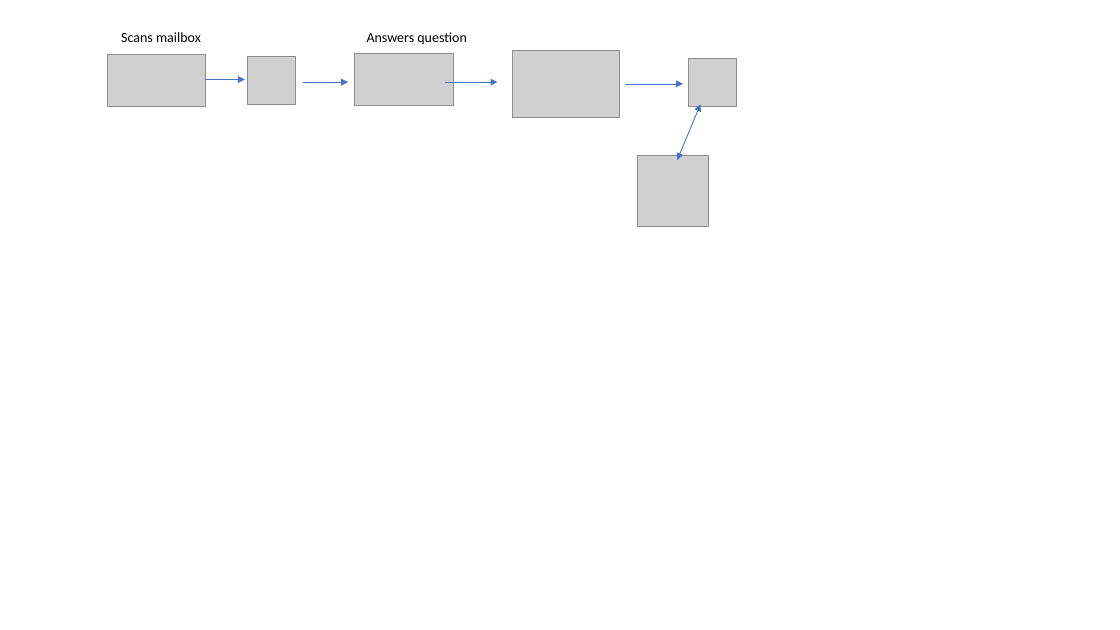
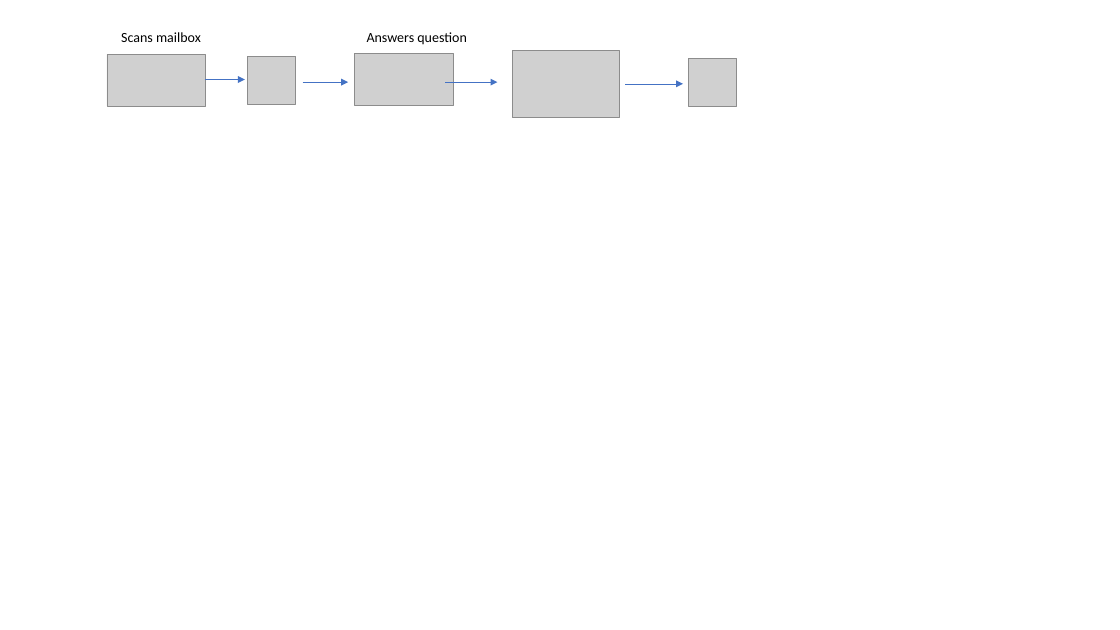
Before and after one commit to microsoft/OpenAIWorkshop, a slide deck: slide 2 of assets.pptx. Drawn at 1120x630 pixels with LibreOffice and Linux fonts; fonts in the diff are those of the drawing; grey boxes stand for pictures. Boxes give left, top, right and bottom in pixels: in the first picture for what was removed or moved away, otherwise in the second. Text is boxed around its words. In the diff, an @@ line names an element or a change of style, - is before the commit and + after.

```diff
--- a/assets.pptx
+++ b/assets.pptx
@@ double arrow removed from (677, 160) to (701, 104) @@
@@ picture removed at [638, 156, 708, 227] @@
```
Also in this commit, not shown: 2 other files.
